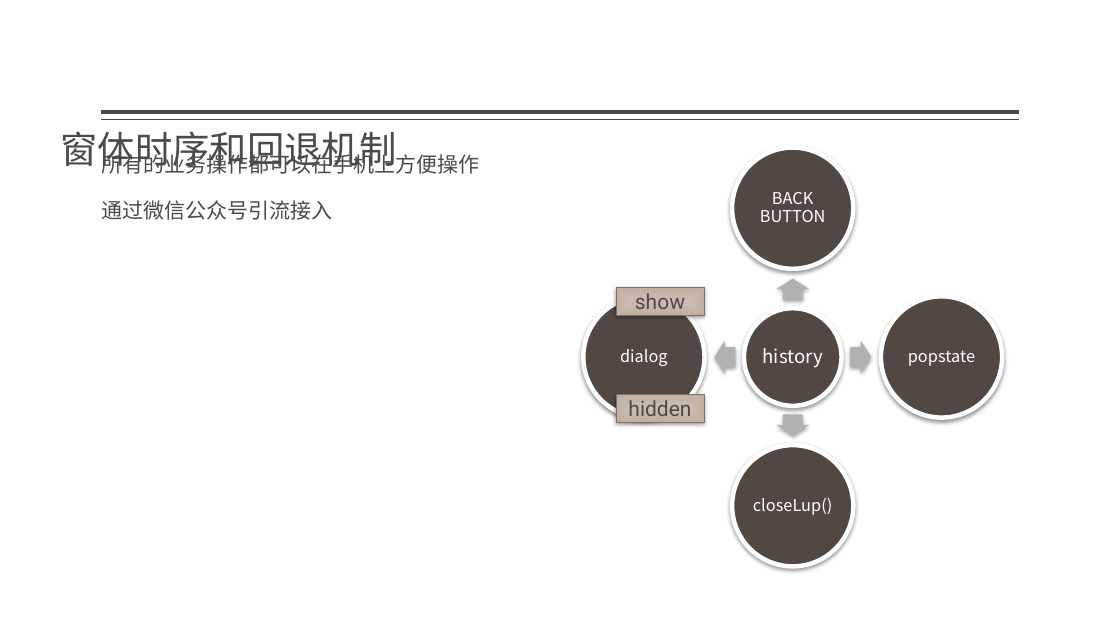
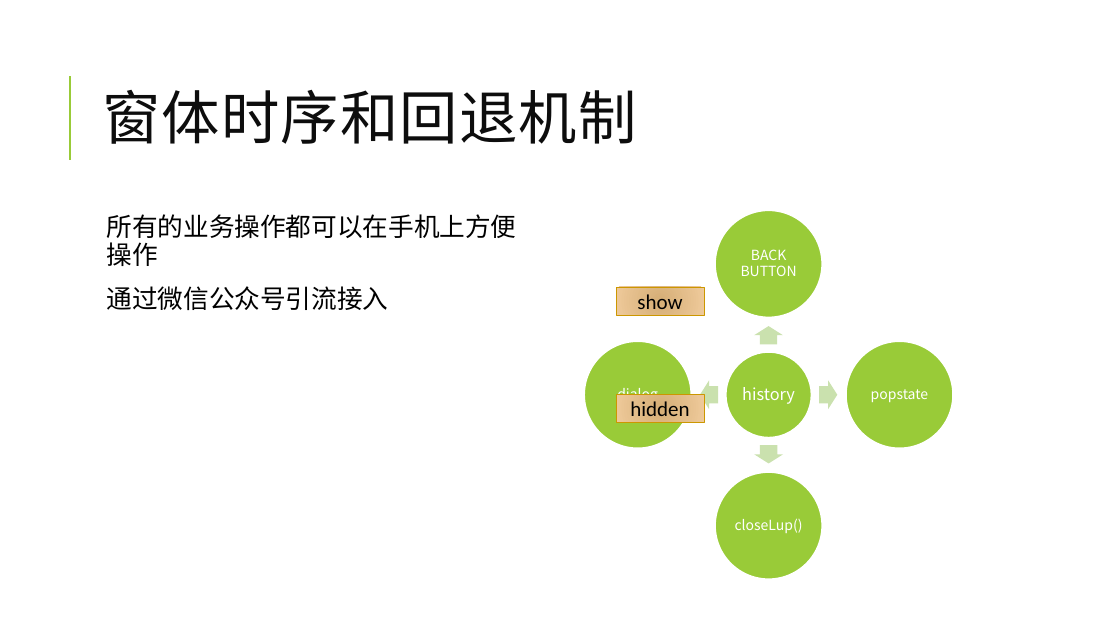
Before and after one commit to jzgi/chainsmart, a slide deck: slide 6 of Docs/品链供销平台.pptx. Drawn at 1120x630 pixels with LibreOffice and Linux fonts; fonts in the diff are those of the drawing. Boxes give left, top, right and bottom in pixels: in the first picture for what was removed or moved away, otherwise in the second. Text is boxed around its words. In the diff, an @@ line names an element or a change of style, - is before the commit and + after.

```diff
--- a/Docs/品链供销平台.pptx
+++ b/Docs/品链供销平台.pptx
@@ title "窗体时序和回退机制": place and size @@
-title "窗体时序和回退机制" at bbox=[60, 131, 396, 173]
+title "窗体时序和回退机制" at bbox=[102, 90, 636, 144]
@@ title "窗体时序和回退机制" at bbox=[102, 90, 636, 144]: size 32 to 50 pt, font Noto Sans CJK SC to Calibri, text colour #514843 to #0D0D0D, letter spacing 0 to 1 pt; line spacing 0.9 to 0.8; vertical alignment bottom to middle @@
@@ line added from (70, 160) to (70, 76), #99CB38 1.5 pt @@
@@ line removed from (1019, 112) to (102, 112) @@
@@ line removed from (1019, 120) to (102, 120) @@
@@ text "所有的业务操作都可以在手机上方便操作": place and size @@
-text "所有的业务操作都可以在手机上方便操作" at bbox=[101, 151, 479, 220]
+text "所有的业务操作都可以在手机上方便操作" at bbox=[107, 214, 517, 310]
@@ text "所有的业务操作都可以在手机上方便操作" at bbox=[107, 214, 517, 310]: size 18 to 22 pt, font Noto Sans CJK SC to Calibri, text colour #514843 to #000000; bullet none to  ; line spacing 1 to 0.9; less space between paragraphs @@
@@ fill #514843 to #99CB38; outline #FFFFFF 3.82 pt to #FFFFFF 1.5 pt; shadow off in 5 elements at bbox=[715, 472, 823, 580], bbox=[584, 341, 691, 449], bbox=[726, 352, 812, 438], bbox=[846, 341, 954, 449], bbox=[715, 210, 823, 318] @@
@@ ellipse: place and size @@
-ellipse at bbox=[733, 148, 854, 269]
+ellipse at bbox=[715, 210, 823, 318]
@@ size 14 to 12 pt in 4 elements at bbox=[735, 518, 803, 533], bbox=[617, 385, 658, 403], bbox=[871, 389, 928, 402], bbox=[741, 249, 797, 276] @@
@@ text "BACK BUTTON": place and size @@
-text "BACK BUTTON" at bbox=[760, 192, 826, 222]
+text "BACK BUTTON" at bbox=[741, 249, 797, 276]
@@ rectangle "show" at bbox=[616, 287, 704, 315]: font Roboto to Calibri, text colour #514843 to #000000; fill gradient #CCBDB3 to #C2AEA1 to gradient #D6AF76 to #F0C99B; outline #806F63 0.5 pt to #CC9700 0.75 pt; shadow off @@
@@ fill #B3B1B0 to #CAE2AF; shadow off in 4 elements at bbox=[755, 445, 783, 464], bbox=[700, 381, 718, 409], bbox=[819, 381, 838, 409], bbox=[755, 326, 783, 344] @@
@@ right arrow: place and size @@
-right arrow at bbox=[776, 279, 810, 300]
+right arrow at bbox=[755, 326, 783, 344]
@@ ellipse: place and size @@
-ellipse at bbox=[583, 297, 704, 418]
+ellipse at bbox=[584, 341, 691, 449]
@@ text "dialog": place and size @@
-text "dialog" at bbox=[620, 349, 668, 366]
+text "dialog" at bbox=[617, 385, 658, 403]
@@ ellipse: place and size @@
-ellipse at bbox=[744, 308, 842, 406]
+ellipse at bbox=[726, 352, 812, 438]
@@ ellipse: place and size @@
-ellipse at bbox=[881, 297, 1002, 418]
+ellipse at bbox=[846, 341, 954, 449]
@@ text "popstate": place and size @@
-text "popstate" at bbox=[908, 350, 975, 366]
+text "popstate" at bbox=[871, 389, 928, 402]
@@ right arrow: place and size @@
-right arrow at bbox=[714, 340, 735, 374]
+right arrow at bbox=[700, 381, 718, 409]
@@ text "history": place and size @@
-text "history" at bbox=[763, 348, 823, 368]
+text "history" at bbox=[742, 387, 795, 404]
@@ text "history" at bbox=[742, 387, 795, 404]: size 16 to 14 pt @@
@@ right arrow: place and size @@
-right arrow at bbox=[850, 340, 871, 374]
+right arrow at bbox=[819, 381, 838, 409]
@@ rectangle "hidden" at bbox=[616, 394, 704, 422]: font Roboto to Calibri, text colour #514843 to #000000; fill gradient #CCBDB3 to #C2AEA1 to gradient #D6AF76 to #F0C99B; outline #806F63 0.5 pt to #CC9700 0.75 pt; shadow off @@
@@ right arrow: place and size @@
-right arrow at bbox=[776, 415, 810, 436]
+right arrow at bbox=[755, 445, 783, 464]
@@ ellipse: place and size @@
-ellipse at bbox=[733, 445, 854, 566]
+ellipse at bbox=[715, 472, 823, 580]
@@ text "closeLup()": place and size @@
-text "closeLup()" at bbox=[753, 498, 832, 515]
+text "closeLup()" at bbox=[735, 518, 803, 533]
```
Also in this commit, not shown: 26 other slides changed, 1 slide added, 32 other files.
